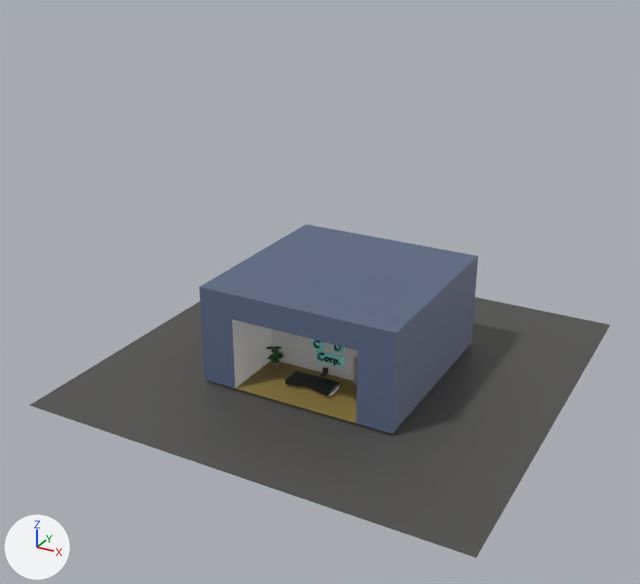
The Blender file Blender/Recepcion.blend as it was, and as the next commit left it.
Rendered twice from a 50 mm camera at (33.8, -66.1, 39.5) aimed at (-0.8, -3.2, 8.1). Every picture has the same lights, and +X, +Y and +Z are marked at lower left. The picture after the commit comes second.
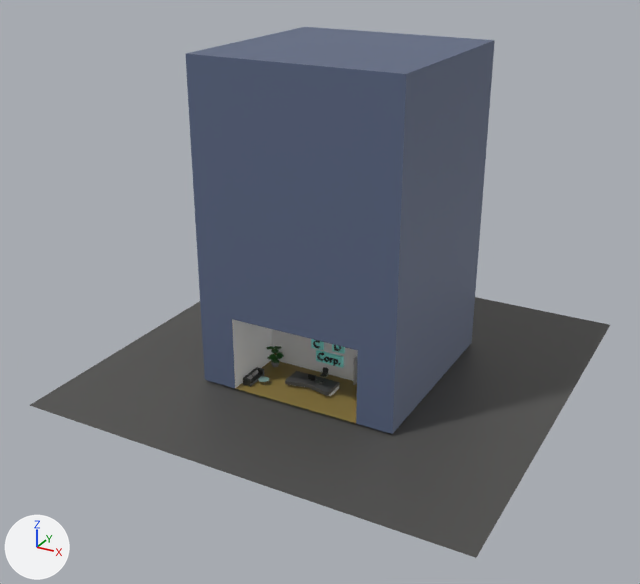
Changed parts and their boxes (x1, y1, x2, y2) in the pictures (640 x 584 px):
'Cube.001', reshaped (11% wider, 93% taller): before (199, 224, 478, 434); after (186, 27, 495, 434)
'Cube.016', added: after (243, 367, 264, 387)
    faces in mat_colcha (black #2a2d2a): (243, 367, 264, 387)
'Cylinder.001', added: after (258, 376, 269, 382)

The change, as a list of edits to the scene's bpy script:
```text
Add mat_material_035:
    mat_material_035 = principled_material('Material.035')
    mat_material_035.base_color = (0.215, 0.352, 0.327)  # greyish cyan #80a09b
Change me_cube:
    used by ob_cube_001; location = (0.06, -0.17, 9.32); scale = (-9.29, -9.29, -9.29)
    before: 0 (-1.0, -1.0, 0.02) at pixel (478, 255), 3 (-1.0, 1.0, 0.02) at pixel (396, 332), 5 (1.0, -1.0, 0.02) at pixel (305, 224), 8 (1.0, 1.0, 0.02) at pixel (199, 286)
    remove me_cube.from_pydata(...)  # 18 vertices, 11 faces; spans x -1.0..1.0, y -1.0..1.0, z 0.02..1.0
    add me_cube.from_pydata(...)  # 18 vertices, 11 faces; spans x -1.0..1.0, y -1.0..1.0, z -2.1..1.0
    me_cube part 1
    add for i in [0, 3, 5, 8]: me_cube.vertices[i].co += Vector((0.0, 0.0, -2.11))
Add me_cube_015:
    me_cube_015.from_pydata(...)  # 49 vertices, 37 faces; spans x -1.0..1.0, y -2.46..3.42, z -1.0..0.63
    # faces by material slot: [27, 10]
    me_cube_015.materials.append(mat_colcha)  # black #2a2d2a
    me_cube_015.materials.append(mat_material_002)  # grey #a4a4a4
Add me_cylinder_001:
    me_cylinder_001.from_pydata(...)  # a 12-sided cylinder along z spanning x -1.0..1.0, y -1.0..1.0, z -1.0..1.0
    me_cylinder_001.materials.append(mat_material_035)  # greyish cyan #80a09b
Add ob_cube_016:
    ob_cube_016 = bpy.data.objects.new('Cube.016', me_cube_015)
    ob_cube_016.location = (-5.3, -7.59, 0.45)
    ob_cube_016.scale = (0.398, 0.398, 0.398)
Add ob_cylinder_001:
    ob_cylinder_001 = bpy.data.objects.new('Cylinder.001', me_cylinder_001)
    ob_cylinder_001.location = (-4.2, -7.46, 0.46)
    ob_cylinder_001.scale = (0.498, 0.498, -0.0126)
```
